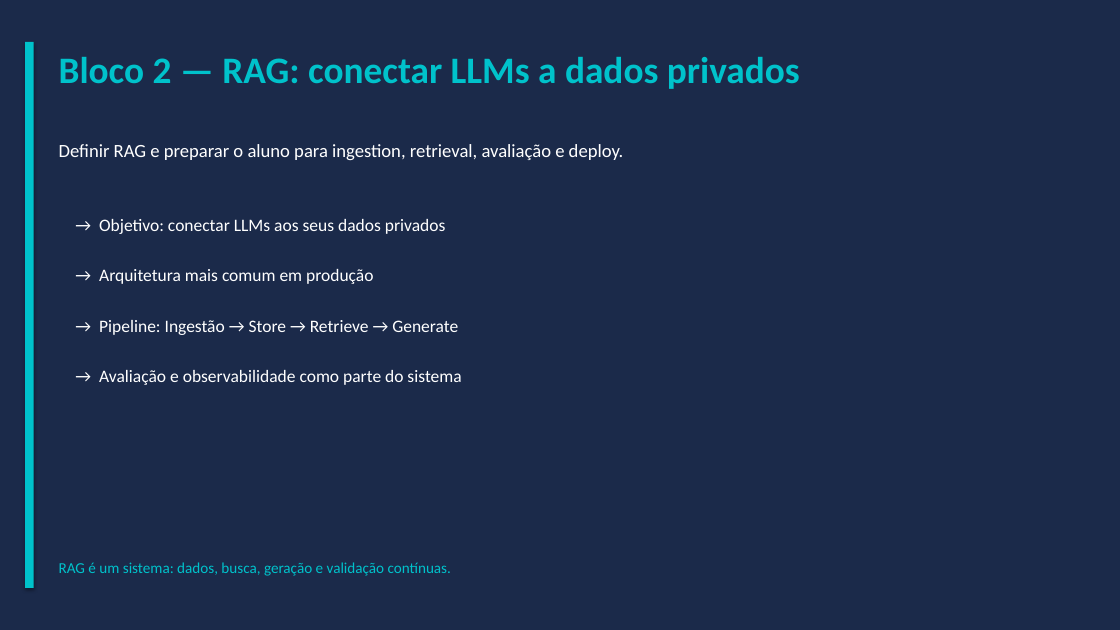
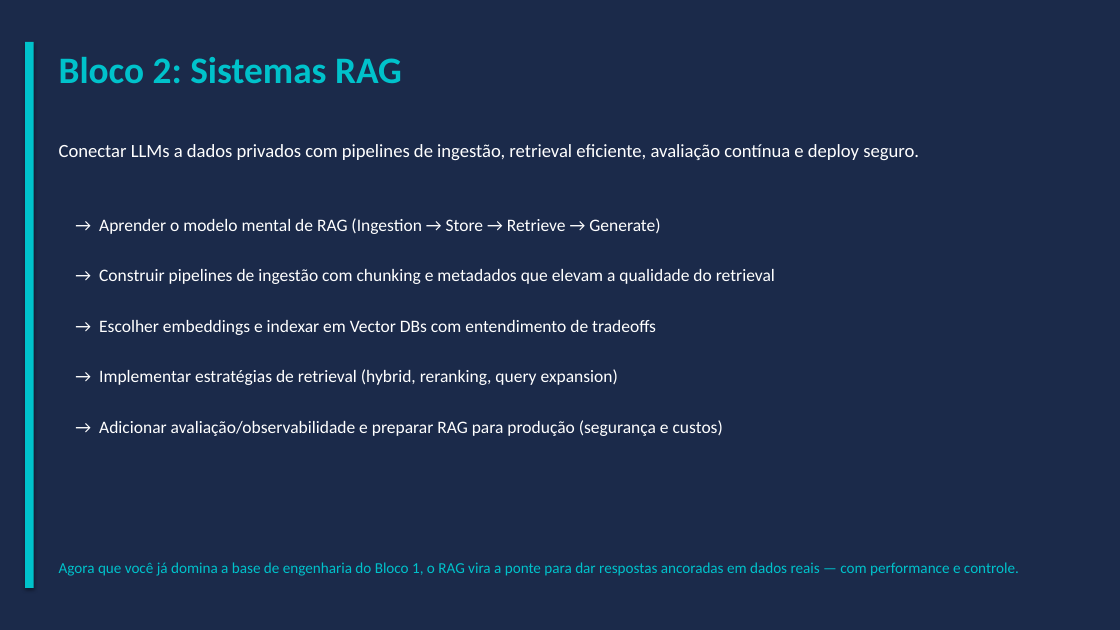
Before and after one commit to caio-moliveira/ai-engineer-roadmap, a slide deck: slide 6 of 03-ai-agents/09-agents-in-production/artifacts/presentation_final.pptx. Drawn at 1120x630 pixels with LibreOffice and Linux fonts; fonts in the diff are those of the drawing. Boxes give left, top, right and bottom in pixels: in the first picture for what was removed or moved away, otherwise in the second. Text is boxed around its words. In the diff, an @@ line names an element or a change of style, - is before the commit and + after.

```diff
--- a/03-ai-agents/09-agents-in-production/artifacts/presentation_final.pptx
+++ b/03-ai-agents/09-agents-in-production/artifacts/presentation_final.pptx
@@ text at [59, 57, 402, 83]: text changed @@
-Bloco 2 — RAG: conectar LLMs a dados privados
+Bloco 2: Sistemas RAG
@@ text at [59, 144, 919, 160]: text changed @@
-Definir RAG e preparar o aluno para ingestion, retrieval, avaliação e deploy.
+Conectar LLMs a dados privados com pipelines de ingestão, retrieval eficiente, avaliação contínua e deploy seguro.
@@ text at [99, 218, 660, 234]: text changed @@
-→ Objetivo: conectar LLMs aos seus dados privados
+→ Aprender o modelo mental de RAG (Ingestion → Store → Retrieve → Generate)
@@ text at [99, 269, 775, 284]: text changed @@
-→ Arquitetura mais comum em produção
+→ Construir pipelines de ingestão com chunking e metadados que elevam a qualidade do retrieval
@@ text at [99, 320, 656, 335]: text changed @@
-→ Pipeline: Ingestão → Store → Retrieve → Generate
+→ Escolher embeddings e indexar em Vector DBs com entendimento de tradeoffs
@@ text at [99, 369, 618, 385]: text changed @@
-→ Avaliação e observabilidade como parte do sistema
+→ Implementar estratégias de retrieval (hybrid, reranking, query expansion)
@@ text at [99, 420, 723, 436]: text changed; size 13 to 15 pt; text colour #00C2CB to #FFFFFF @@
-RAG é um sistema: dados, busca, geração e validação contínuas.
+→ Adicionar avaliação/observabilidade e preparar RAG para produção (segurança e custos)
@@ text added at [59, 562, 1019, 576], 13 pt, text #00C2CB @@
+Agora que você já domina a base de engenharia do Bloco 1, o RAG vira a ponte para dar respostas ancoradas em dados reais — com performance e controle.
```
Also in this commit, not shown: 11 other slides changed, 2 slides added, 2 slides removed, 24 other files.
